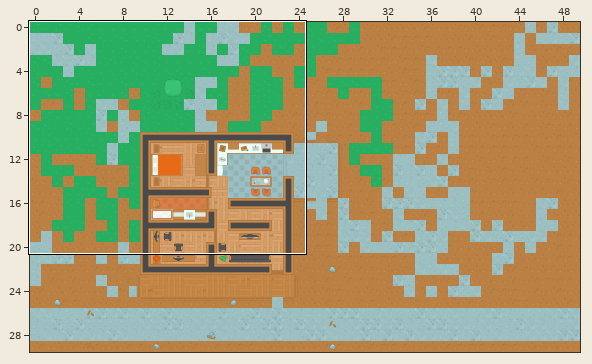
Tiled map: maps/home.tmx. The picture above shows the old version from afar; the outline marks the close-up.
Close-up. Before the commit:
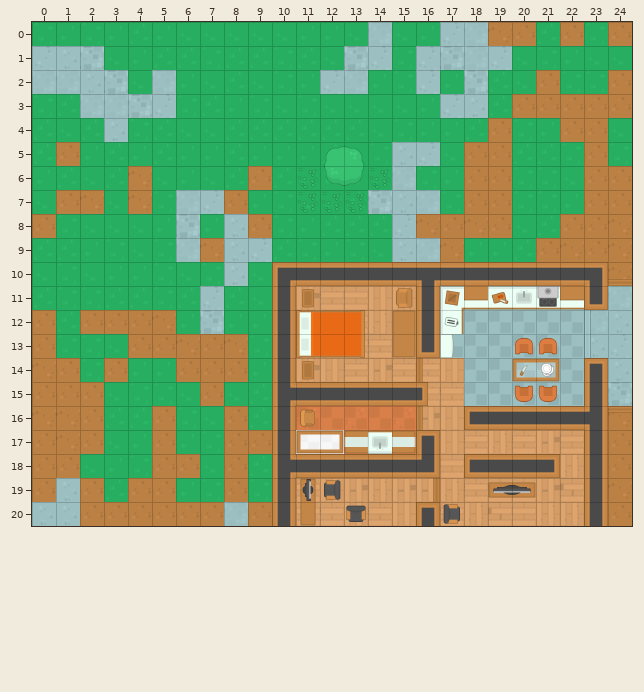
Cells are 64x64 px. Shown: x 0..24, y 0..20.
Now the later version:
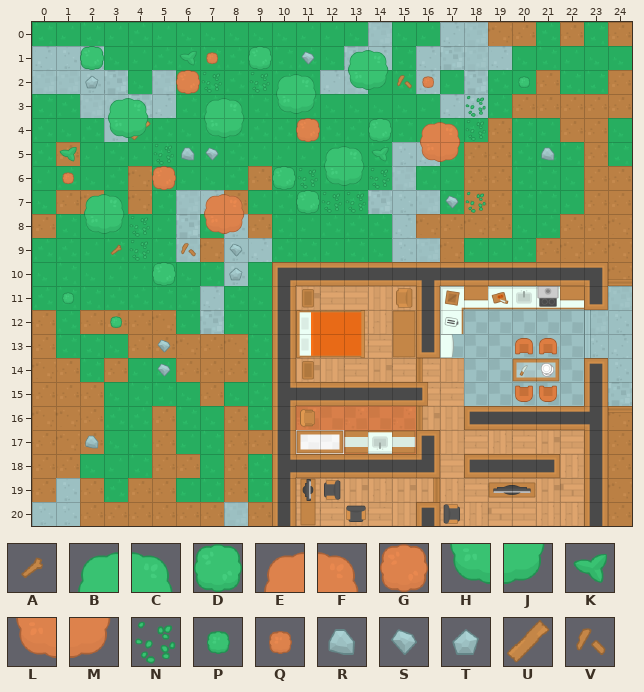
Key: from "tile_set": A 160, B 180, C 181, D 182, E 183, F 184, G 185, H 207, J 208, K 209, L 210, M 211, N 212, P 234, Q 235, R 236, S 237, T 238, U 264, V 265.
_ is an empty cell.
Change:
Layer "wall":
y 4: x 4 _ -> U
Layer "item":
y 1: x 2 _ -> D; x 9 _ -> D; x 13..14 __ -> BC
y 2: x 6 _ -> G; x 10..11 __ -> BC; x 13..14 __ -> HJ
y 3: x 3..4 __ -> BC; x 7..8 __ -> BC; x 10..11 __ -> HJ
y 4: x 3..4 __ -> HJ; x 7..8 __ -> HJ; x 11 _ -> G; x 14 _ -> D; x 16..17 __ -> EF
y 5: x 16..17 __ -> LM
y 6: x 5 _ -> G; x 10 _ -> D
y 7: x 2..3 __ -> BC; x 7..8 __ -> EF; x 11 _ -> D
y 8: x 2..3 __ -> HJ; x 7..8 __ -> LM
y 10: x 5 _ -> D
Layer "decoration":
y 1: x 6..7 __ -> KQ; x 11 _ -> S
y 2: x 2 _ -> T; x 7 _ -> N; x 9 _ -> N; x 15..16 __ -> VQ; x 20 _ -> P
y 3..4: x 18 _ -> N
y 5: x 1 _ -> K; x 5..7 ___ -> NRS; x 14 _ -> K; x 21 _ -> R
y 6: x 1 _ -> Q
y 7: x 11 N -> _; x 17..18 __ -> SN
y 8: x 4 _ -> N
y 9: x 3..4 __ -> AN; x 6 _ -> V; x 8 _ -> S
y 10: x 8 _ -> T
y 11: x 1 _ -> P
y 12: x 3 _ -> P
y 13..14: x 5 _ -> S
y 17: x 2 _ -> R
